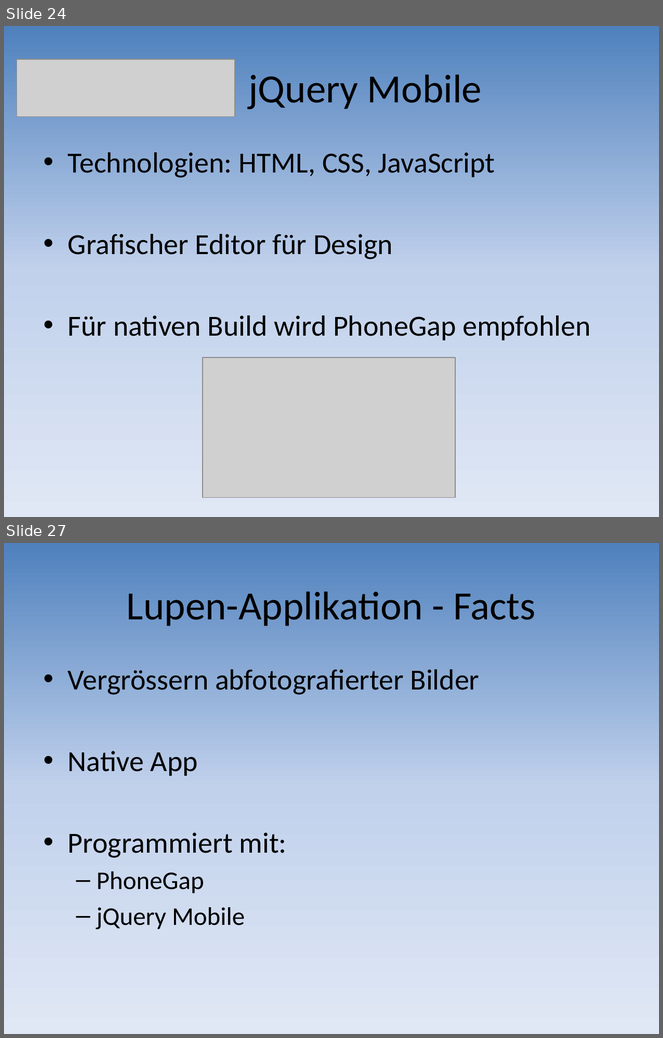
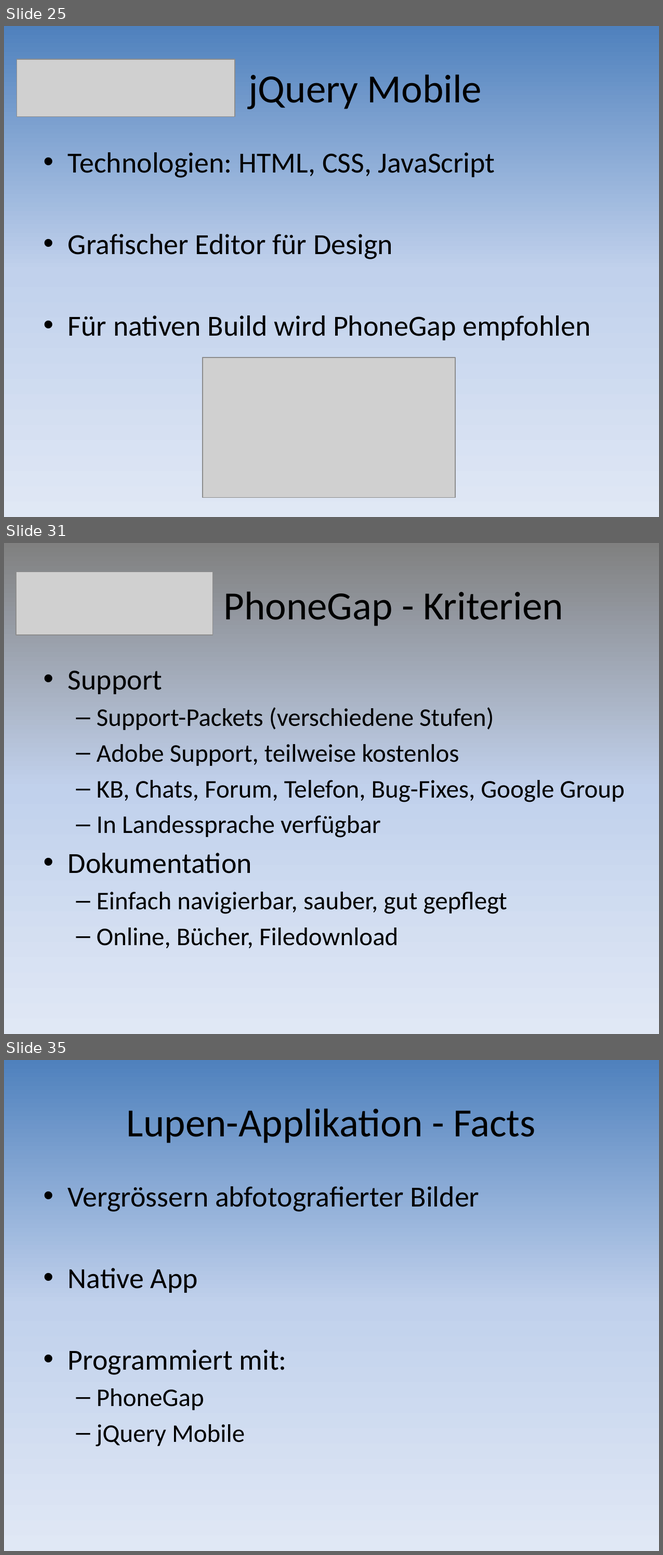
Before and after one commit to mtwords/hand-held, a slide deck: Documents/10_Frameworks_Presentation.pptx. Shown one above the other, each under a label of ours: slides 24 and 27 before the commit, slides 25, 31 and 35 after it; the slides between them are not shown. The pictures are 663x1038 and 663x1555 pixels, drawn with LibreOffice and Linux fonts; fonts in the diff are those of the drawing; grey boxes stand for pictures. Boxes give left, top, right and bottom in pixels: in the first picture for what was removed or moved away, otherwise in the second. Text is boxed around its words. In the diff, an @@ line names an element or a change of style, - is before the commit and + after.

```diff
--- a/Documents/10_Frameworks_Presentation.pptx
+++ b/Documents/10_Frameworks_Presentation.pptx
@@ slide 31 added at bbox=[4, 543, 659, 1034], background gradient #808080 to #C2D1ED to #E1E8F5 @@
@@ picture added at bbox=[16, 572, 213, 635] @@
@@ title added at bbox=[224, 591, 564, 626], 44 pt, text #000000 @@
+PhoneGap - Kriterien
@@ text added at bbox=[68, 670, 624, 949], 28 pt, text #000000 @@
+• Support
+  – Support-Packets (verschiedene Stufen)
+  – Adobe Support, teilweise kostenlos
+  – KB, Chats, Forum, Telefon, Bug-Fixes, Google Group
+  – In Landessprache verfügbar
+• Dokumentation
+  – Einfach navigierbar, sauber, gut gepflegt
+  – Online, Bücher, Filedownload
@@ what was slide 24 is now slide 25 @@
@@ what was slide 27 is now slide 35 @@
```
Also in this commit, not shown: 7 slides changed, 12 other slides added, 1 slide removed.
